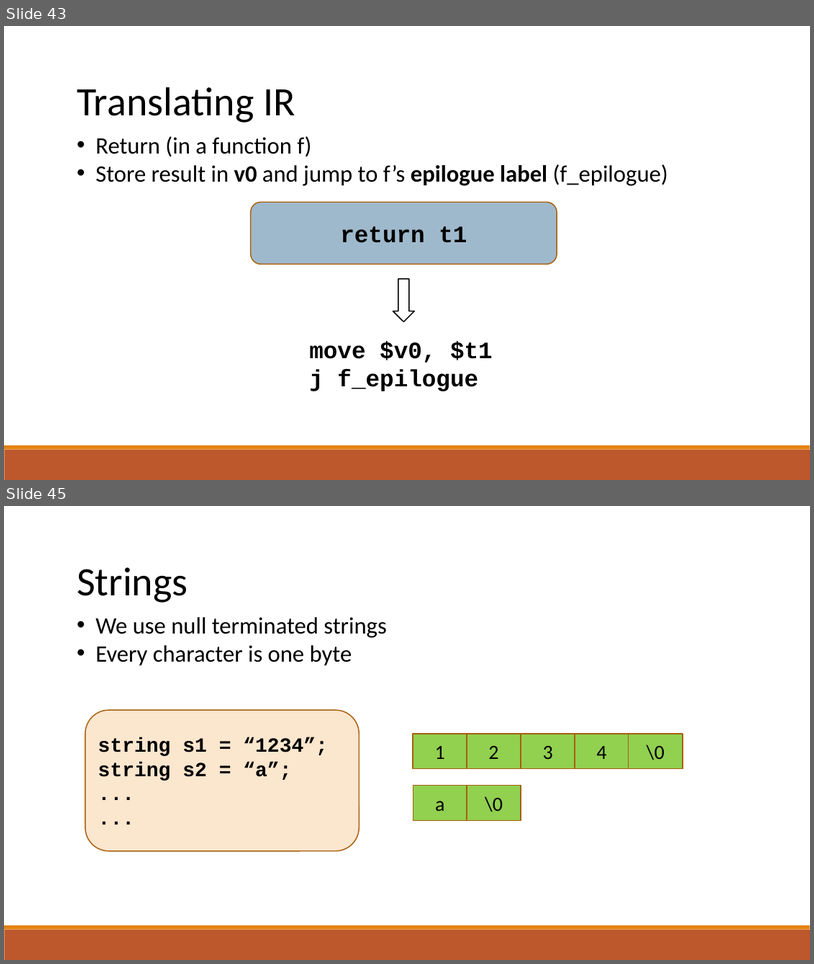
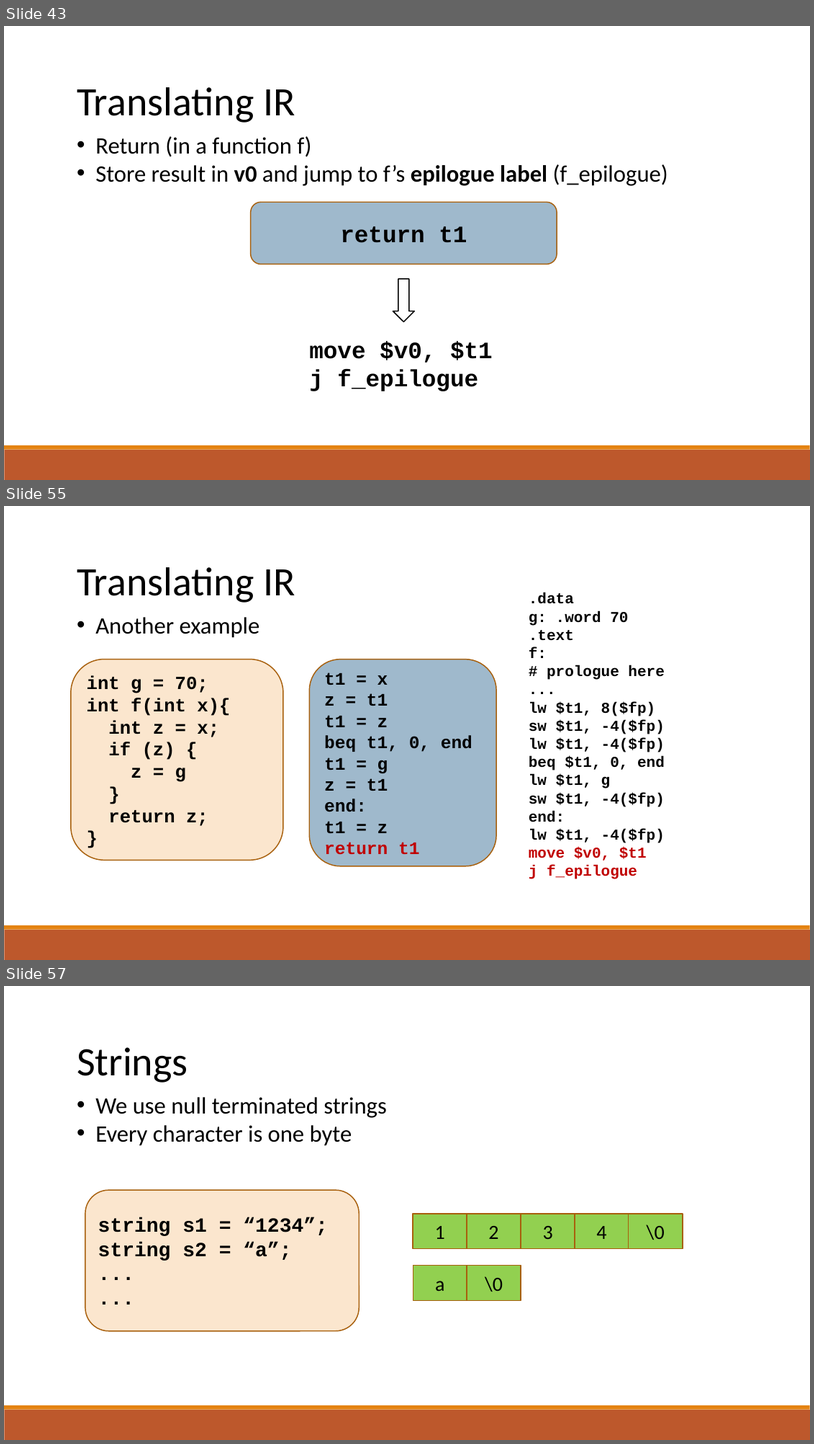
Before and after one commit to raghadzeidan/COMPILATION_TAU_FOR_STUDENTS, a slide deck: new_slides/codegen.pptx. Shown one above the other, each under a label of ours: slides 43 and 45 before the commit, slides 43, 55 and 57 after it; the slides between them are not shown. The pictures are 814x964 and 814x1444 pixels, drawn with LibreOffice and Linux fonts; fonts in the diff are those of the drawing. Boxes give left, top, right and bottom in pixels: in the first picture for what was removed or moved away, otherwise in the second. Text is boxed around its words. In the diff, an @@ line names an element or a change of style, - is before the commit and + after.

```diff
--- a/new_slides/codegen.pptx
+++ b/new_slides/codegen.pptx
@@ slide 55 added at (4,506,810,960), background #FFFFFF; not listed: 2 template elements that a slide beside it also shows @@
@@ text added at (77,567,295,602), 48 pt, text #000000 @@
+Translating IR
@@ text added at (529,592,665,879), 18 pt, text #000000, bold @@
+.data
+g: .word 70
+.text
+f:
+# prologue here
+...
+lw $t1, 8($fp)
+sw $t1, -4($fp)
+lw $t1, -4($fp)
+beq $t1, 0, end
+lw $t1, g
+sw $t1, -4($fp)
+end:
+lw $t1, -4($fp)
+move $v0, $t1
+j f_epilogue
@@ text added at (95,617,260,638), 28 pt, text #000000 @@
+• Another example
@@ rounded rectangle added at (71,659,283,860), fill #FBE6CE, outline #A9610D 1.25 pt, 22 pt, text #000000, bold @@
+int g = 70;
+int f(int x){
+int z = x;
+if (z) {
+z = g
+}
+return z;
+}
@@ rounded rectangle added at (309,659,496,866), fill #40749B at 50% opacity, outline #A9610D 1.25 pt, 21 pt, text #000000, bold @@
+t1 = x
+z = t1
+t1 = z
+beq t1, 0, end
+t1 = g
+z = t1
+end:
+t1 = z
+return t1
@@ what was slide 45 is now slide 57 @@
```
Also in this commit, not shown: 6 slides changed, 11 other slides added, 1 other file.
